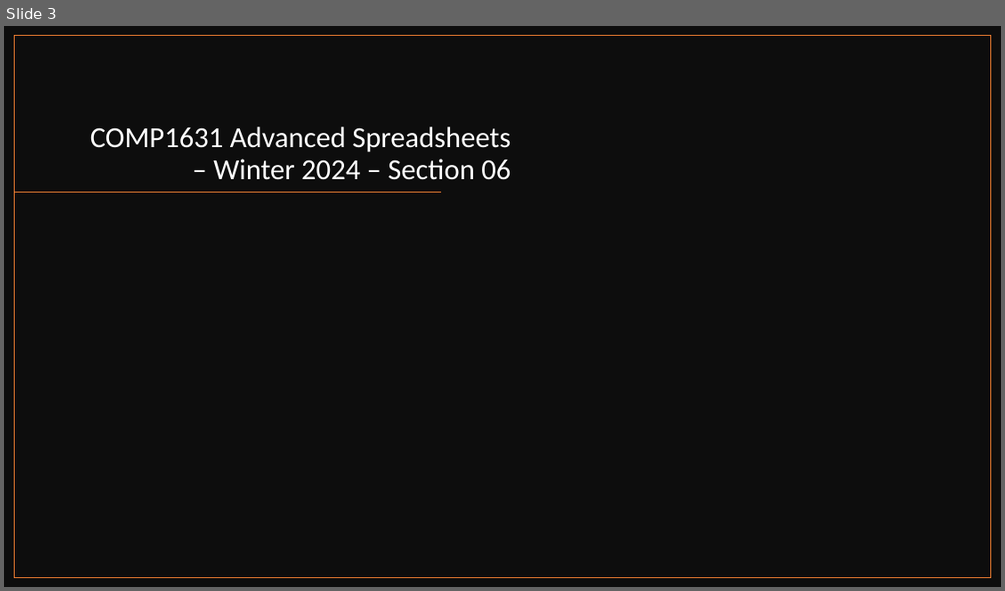
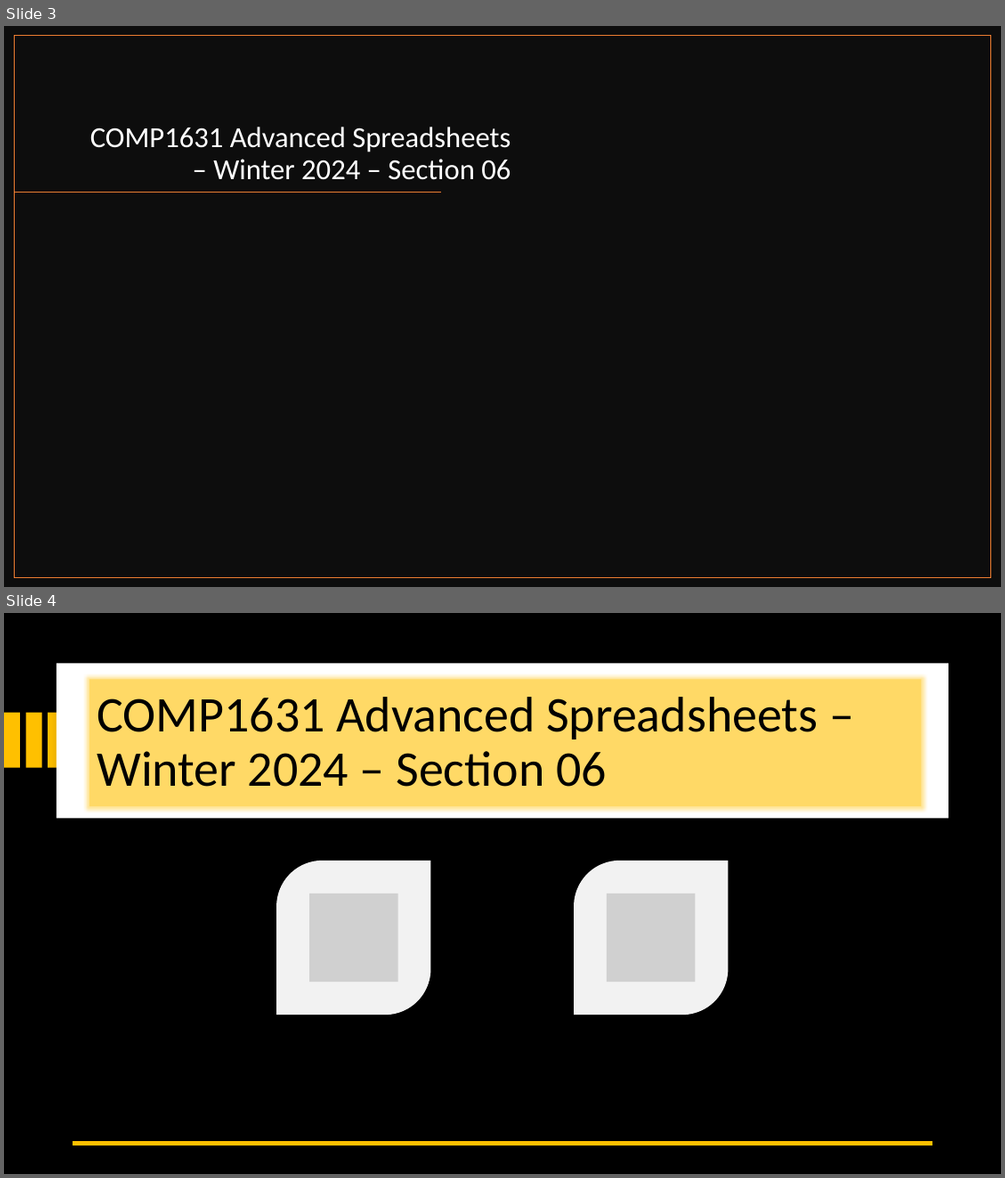
Before and after one commit to muktoakash/Teaching, a slide deck: COMP1631/Template_Lectures.pptx. Shown one above the other, each under a label of ours: slide 3 before the commit, slides 3 and 4 after it. The pictures are 1005x591 and 1005x1178 pixels, drawn with LibreOffice and Linux fonts; fonts in the diff are those of the drawing; grey boxes stand for pictures. Boxes give left, top, right and bottom in pixels: in the first picture for what was removed or moved away, otherwise in the second. Text is boxed around its words. In the diff, an @@ line names an element or a change of style, - is before the commit and + after.

```diff
--- a/COMP1631/Template_Lectures.pptx
+++ b/COMP1631/Template_Lectures.pptx
@@ slide 4 added at [4, 613, 1001, 1174], background #000000 @@
@@ rectangle added at [57, 663, 948, 818], fill #FFFFFF @@
@@ title added at [89, 680, 922, 807], fill #FFD966, 48 pt, text #000000 @@
+COMP1631 Advanced Spreadsheets – Winter 2024 – Section 06
@@ rectangle added at [4, 713, 20, 768], fill #FFC000 @@
@@ rectangle added at [25, 713, 41, 768], fill #FFC000 @@
@@ rectangle added at [48, 713, 64, 768], fill #FFC000 @@
@@ group added at [276, 860, 728, 1014]: 2 round diag rects, 2 pictures @@
@@ line added from (933, 1143) to (73, 1143), #FFC000 4.5 pt @@
```
Also in this commit, not shown: 15 other files.
